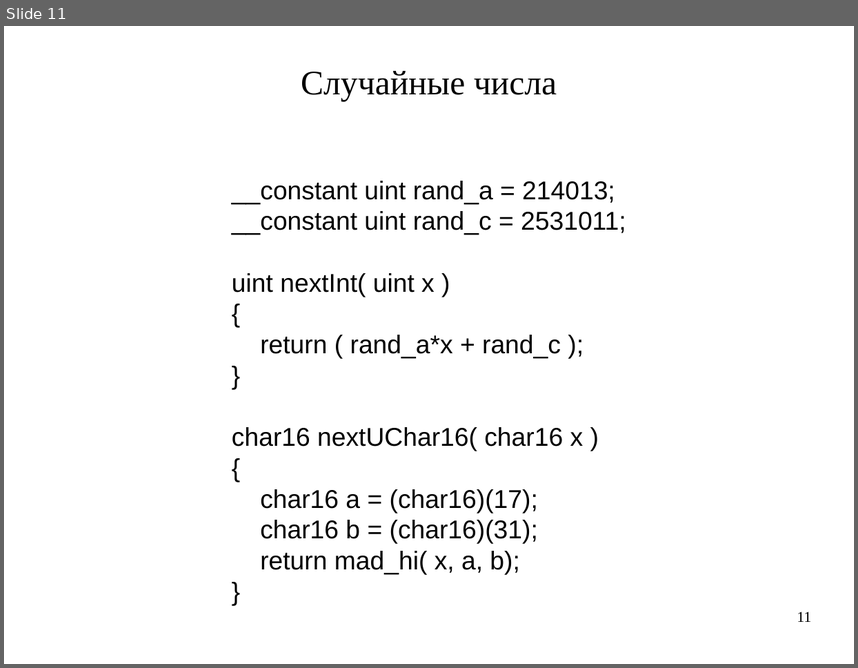
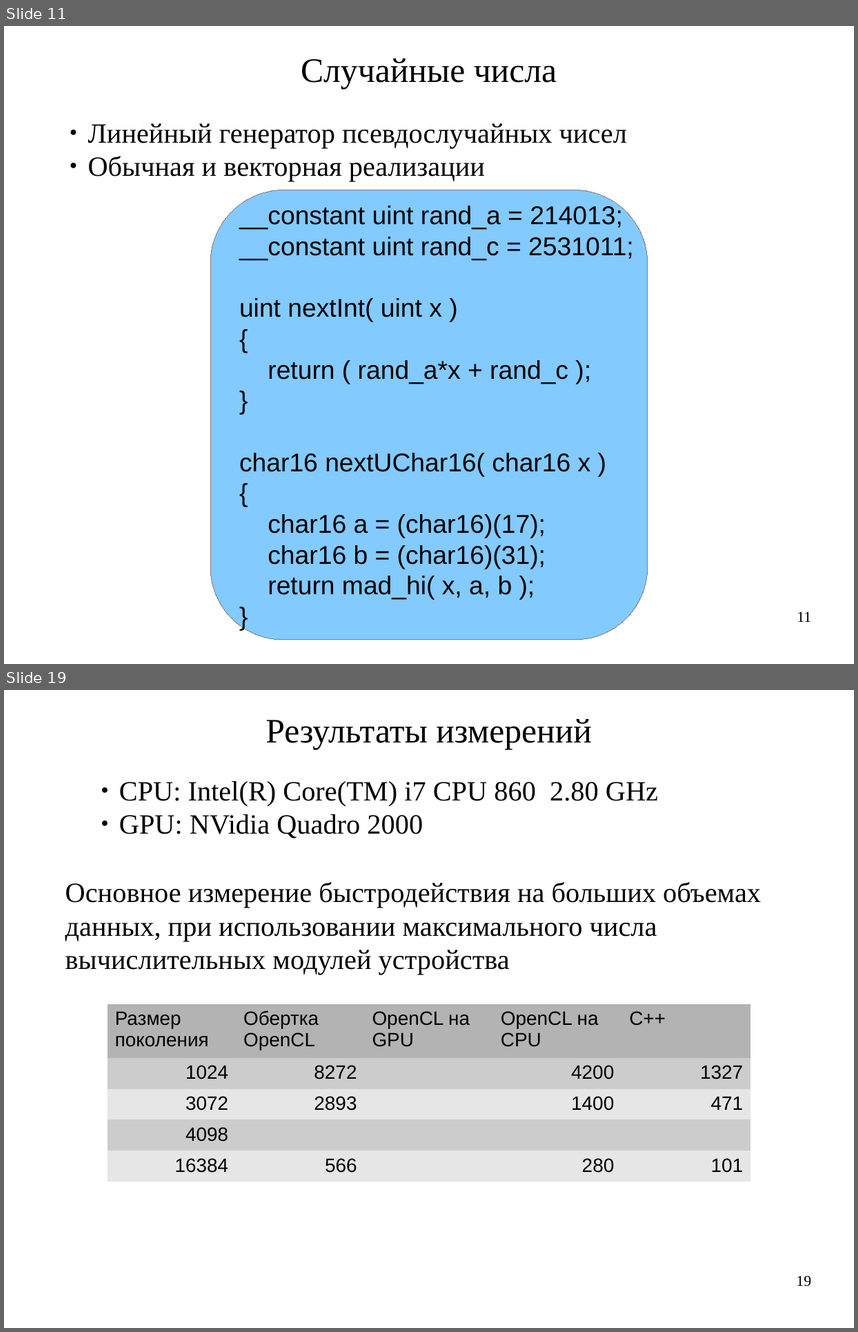
Before and after one commit to artem-bochkarev/master-work, a slide deck: Presentation.odp. Shown one above the other, each under a label of ours: slide 11 before the commit, slides 11 and 19 after it; the slides between them are not shown. The pictures are 858x668 and 858x1332 pixels, drawn with LibreOffice and Linux fonts; fonts in the diff are those of the drawing. Boxes give left, top, right and bottom in pixels: in the first picture for what was removed or moved away, otherwise in the second. Text is boxed around its words. In the diff, an @@ line names an element or a change of style, - is before the commit and + after.

```diff
--- a/Presentation.odp
+++ b/Presentation.odp
@@ slide 19 added at (x1=4, y1=690, x2=854, y2=1328), background #FFFFFF @@
@@ text added at (x1=266, y1=719, x2=592, y2=750), 32 pt, text #000000 @@
+Результаты измерений
@@ text added at (x1=119, y1=781, x2=658, y2=838), 26 pt, text #000000 @@
+● CPU: Intel(R) Core(TM) i7 CPU 860 2.80 GHz
+● GPU: NVidia Quadro 2000
@@ text added at (x1=65, y1=882, x2=761, y2=974), 26 pt, text #000000 @@
+Основное измерение быстродействия на больших объемах
+данных, при использовании максимального числа
+вычислительных модулей устройства
@@ table added at (x1=107, y1=1004, x2=751, y2=1175), 5 rows, 5 columns @@
+Размер поколения | Обертка OpenCL | OpenCL на GPU | OpenCL на СPU | C++
+1024 | 8272 |  | 4200 | 1327
+3072 | 2893 |  | 1400 | 471
+4098 |  |  |  | 
+16384 | 566 |  | 280 | 101
@@ page number added at (x1=796, y1=1275, x2=811, y2=1286), 14 pt, text #000000 @@
+19
@@ slide 11 changed as well @@
@@ text "Случайные числа" moved from (x1=301, y1=71, x2=557, y2=101) to (x1=301, y1=58, x2=557, y2=89) @@
@@ text added at (x1=88, y1=123, x2=627, y2=182), 26 pt, text #000000 @@
+● Линейный генератор псевдослучайных чисел
+● Обычная и векторная реализации
@@ freeform shape added at (x1=211, y1=190, x2=648, y2=640), fill #83CAFF, outline #808080 0 pt, 24 pt, text #000000 @@
+__constant uint rand_a = 214013;
+__constant uint rand_c = 2531011;
+uint nextInt( uint x )
+{
+return ( rand_a*x + rand_c );
+}
+char16 nextUChar16( char16 x )
+{
+char16 a = (char16)(17);
+char16 b = (char16)(31);
+return mad_hi( x, a, b );
+}
@@ text removed at (x1=232, y1=181, x2=626, y2=575) @@
-__constant uint rand_a = 214013;
-__constant uint rand_c = 2531011;
-uint nextInt( uint x )
-{
-return ( rand_a*x + rand_c );
-}
-char16 nextUChar16( char16 x )
-{
-char16 a = (char16)(17);
-char16 b = (char16)(31);
-return mad_hi( x, a, b);
-}
```
Also in this commit, not shown: 8 other slides changed, 9 other slides added, 3 slides removed, 21 other files.
